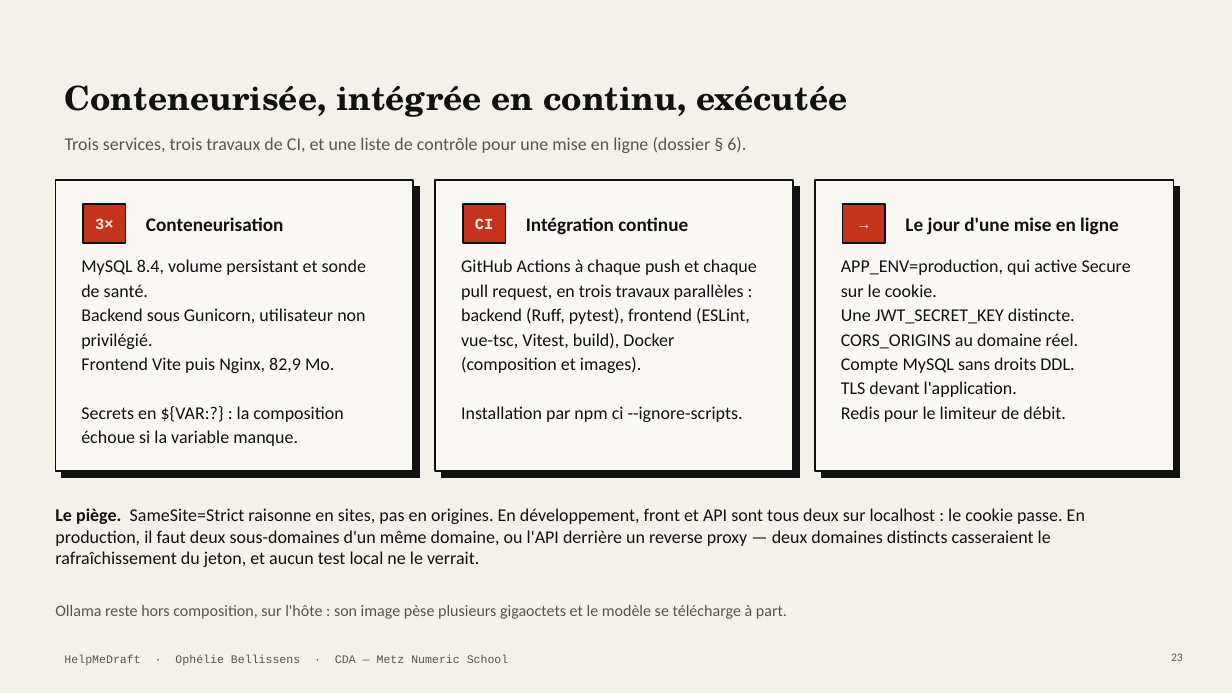
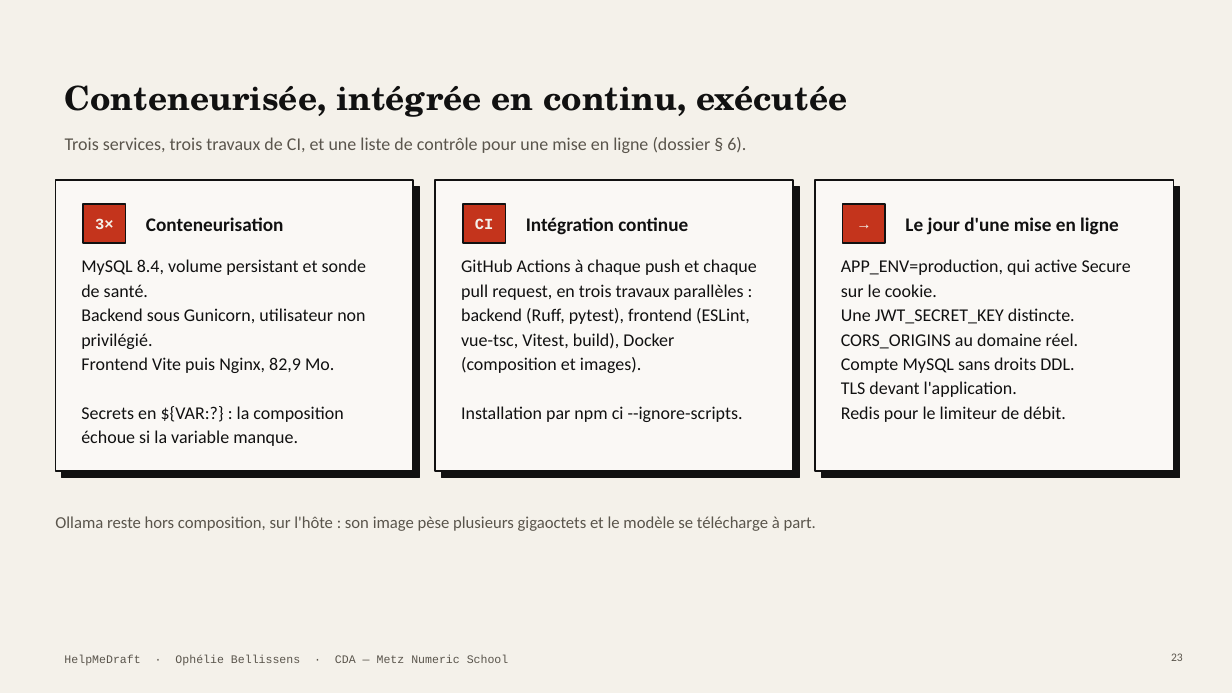
Before and after one commit to Equinoxya/HelpMeDraft---projet-fil-rouge, a slide deck: slide 23 of docs/Soutenance-HelpMeDraft.pptx. Drawn at 1232x693 pixels with LibreOffice and Linux fonts; fonts in the diff are those of the drawing. Boxes give left, top, right and bottom in pixels: in the first picture for what was removed or moved away, otherwise in the second. Text is boxed around its words. In the diff, an @@ line names an element or a change of style, - is before the commit and + after.

```diff
--- a/docs/Soutenance-HelpMeDraft.pptx
+++ b/docs/Soutenance-HelpMeDraft.pptx
@@ text "Ollama reste hors composition, sur ...": place and size @@
-text "Ollama reste hors composition, sur ..." at [55,605,787,619]
+text "Ollama reste hors composition, sur ..." at [55,516,816,531]
@@ text "Ollama reste hors composition, sur ..." at [55,516,816,531]: size 12.5 to 13 pt @@
@@ text removed at [55,508,1085,567] @@
-Le piège. SameSite=Strict raisonne en sites, pas en origines. En développement, front et API sont tous deux sur localhost : le cookie passe. En production, il faut deux sous-domaines d'un même domaine, ou l'API derrière un reverse proxy — deux domaines distincts casseraient le rafraîchissement du jeton, et aucun test local ne le verrait.
```
Also in this commit, not shown: 5 other slides changed, 1 slide added, 1 slide removed, 17 other files.
